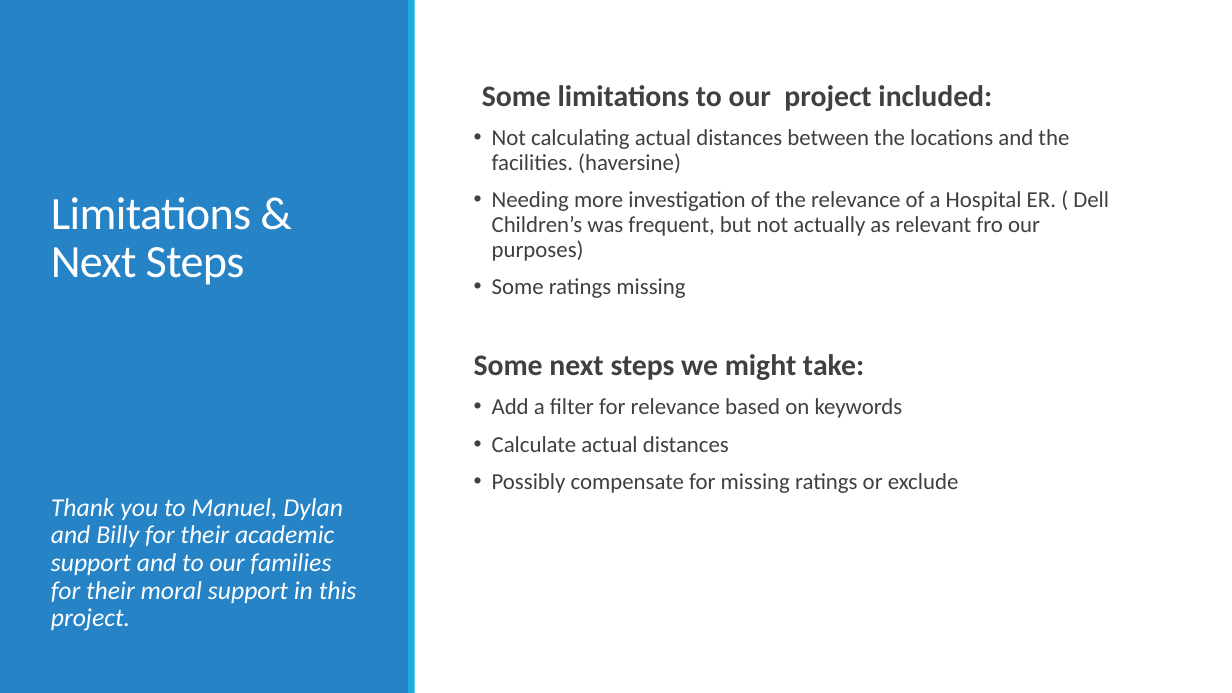
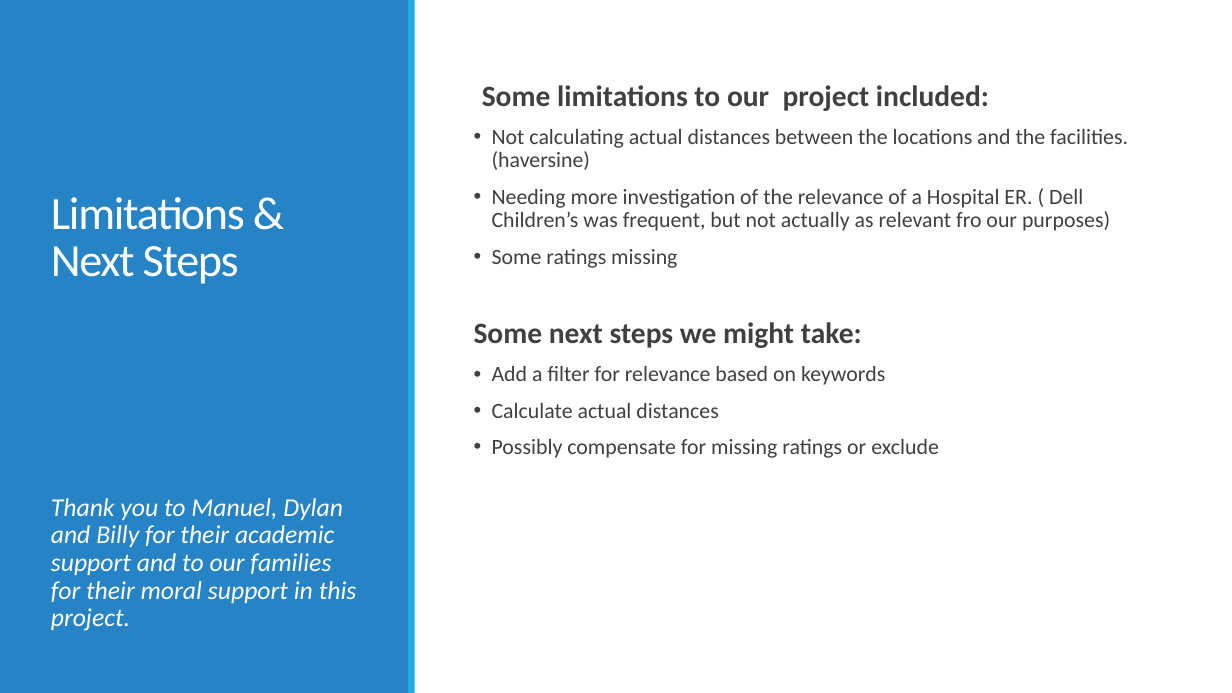
Before and after one commit to AlliVaughn/55-and-up, a slide deck: slide 14 of recommender.pptx. Drawn at 1232x693 pixels with LibreOffice and Linux fonts; fonts in the diff are those of the drawing. Boxes give left, top, right and bottom in pixels: in the first picture for what was removed or moved away, otherwise in the second. Text is boxed around its words. In the diff, an @@ line names an element or a change of style, - is before the commit and + after.

```diff
--- a/recommender.pptx
+++ b/recommender.pptx
@@ title "Limitations & Next Steps" at (x1=51, y1=197, x2=245, y2=284): letter spacing -0.5 to -1 pt @@
@@ text "Some limitations to our project ..." at (x1=474, y1=85, x2=1128, y2=458): size 23.1 to 23 pt in "Some limitations to our project included:", "Some next steps we might take:"; size 17.8 to 17 pt in "Not calculating actual distances between the locations ...", "Needing more investigation of the relevance of ...", "Some ratings missing", "Add a filter for relevance based on ..." and 2 more places @@
```
Also in this commit, not shown: 5 other slides changed.
